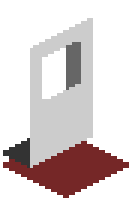
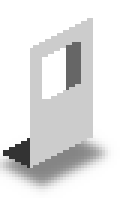
Revision of a layered w=132, h=198 image; what changed, layer by layer:
added layer "Shadow copy" (60%) above "Bottom" over [0, 135, 120, 198]
hid "Bottom" over [3, 135, 129, 198]
